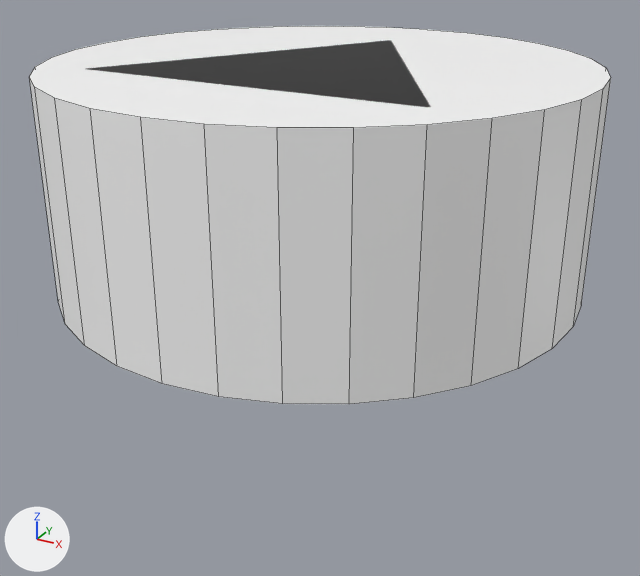
An edit to the Blender file Assets/Model/Big Button/NewBigButton.blend, drawn before and after from the same camera.
The view is the same before and after, from a 50 mm lens placed at (1.56, -2.84, 0.95), pointed at (0.02, -0.04, -0.45). The axes (+X, +Y, +Z) are drawn at lower left. The lights are the same throughout. Mesh edges are drawn as thin lines.

Names of what the first picture shows: 'Button'.
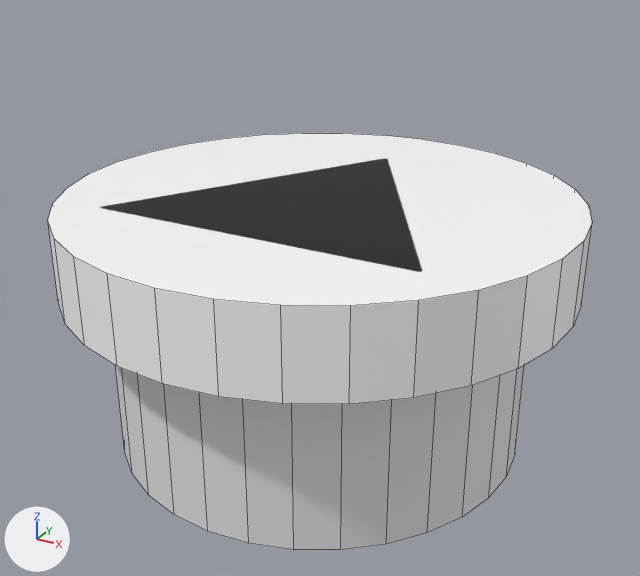
The newer file is also rescaled (x1.025), turned or shifted as a whole; pictures and numbers use the older file's frame.

The change, as a list of edits to the scene's bpy script:
```text
Add me_cylinder:
    me_cylinder.from_pydata(...)  # a 32-sided cylinder along z spanning x -1.0..1.0, y -1.0..1.0, z -1.0..1.0
Change ob_button:
    ob_button.location: (0.0, 0.0, 0.0) -> (0.0, 0.0, -0.251)
    ob_button.scale: (1.0, 1.0, 0.41) -> (1.0, 1.0, 0.159)
Add ob_cylinder:
    ob_cylinder = bpy.data.objects.new('Cylinder', me_cylinder)
    ob_cylinder.location = (0.0, 0.0, -0.656)
    ob_cylinder.scale = (0.82, 0.82, 0.44)
```

What differs and where, as boxes [x1, y1, x2, y2] in the pictures (640 x 576 px):
'Button', moved, rescaled (7% narrower, 28% shorter)
    before: [29, 26, 611, 404]
    after: [48, 133, 592, 404]
'Cylinder', added
    after: [116, 366, 524, 550]
